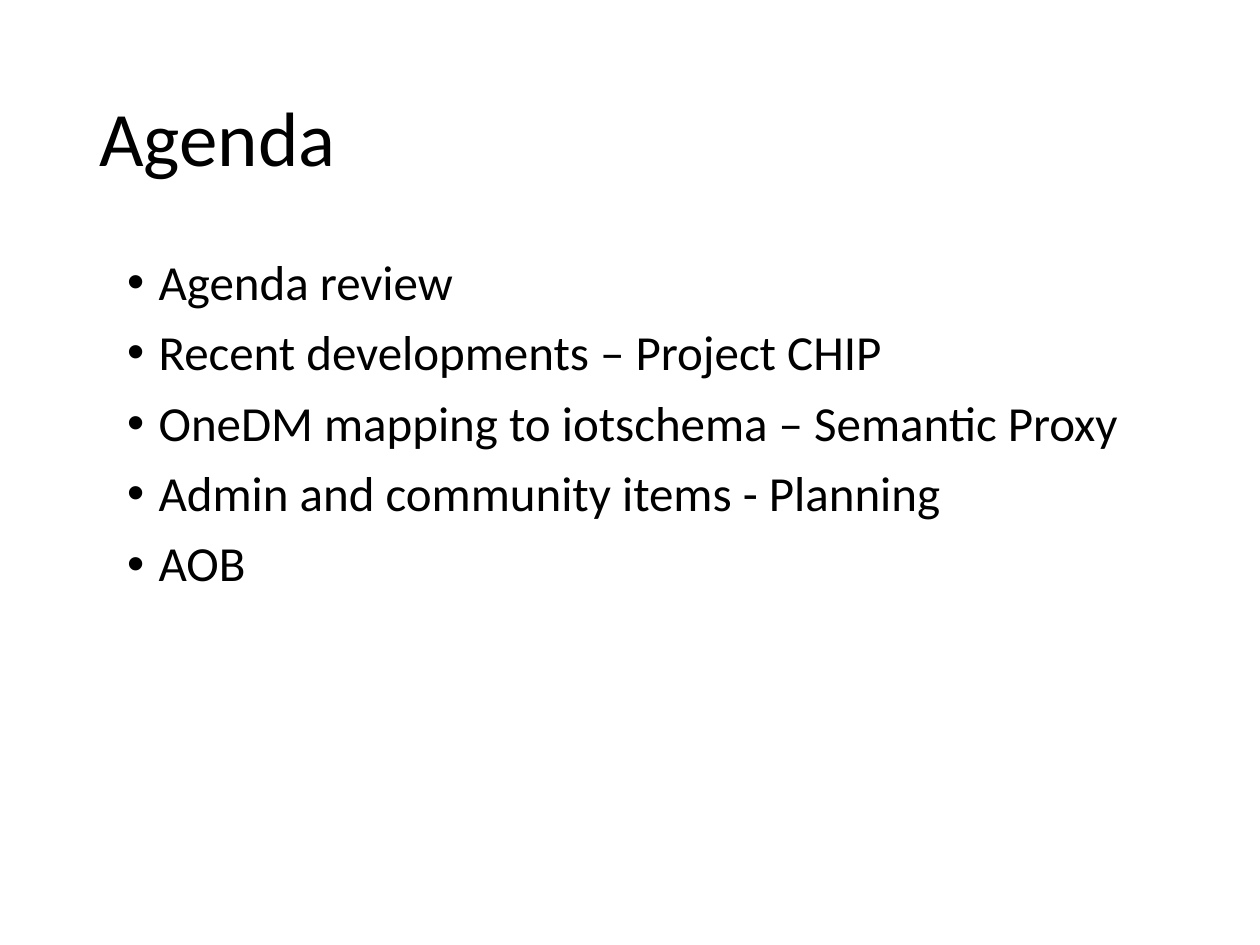
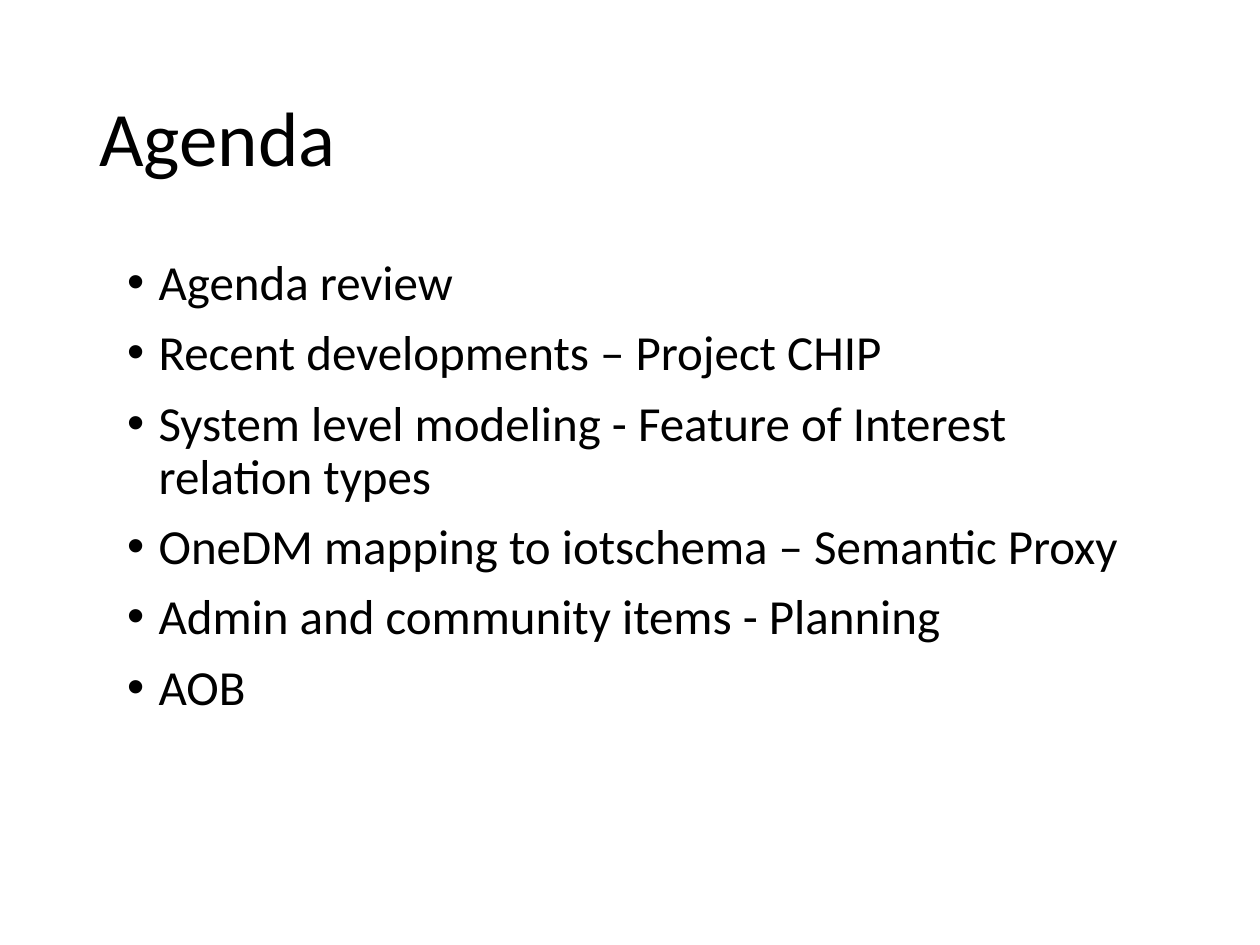
Before and after one commit to iot-schema-collab/teleconferences, a slide deck: slide 2 of iotschema-january2020.pptx. Drawn at 1260x945 pixels with LibreOffice and Linux fonts; fonts in the diff are those of the drawing. Boxes give left, top, right and bottom in pixels: in the first picture for what was removed or moved away, otherwise in the second. Text is boxed around its words. In the diff, an @@ line names an element or a change of style, - is before the commit and + after.

Commit message:
Update the January deck
Added system level modeling

```diff
--- a/iotschema-january2020.pptx
+++ b/iotschema-january2020.pptx
@@ text at (159, 407, 1007, 502): paragraph added @@
+• System level modeling - Feature of Interest relation types
```
Also in this commit, not shown: 2 other slides changed, 4 slides added, 1 other file.
